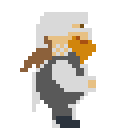
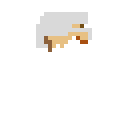
Layers edited between the first and the second 128×128 image:
added layer "Layer 3" above "Layer 2" over 36, 36, 92, 52
hid "Layer 2 copy", opacity 100% → 48% over 20, 36, 96, 128
